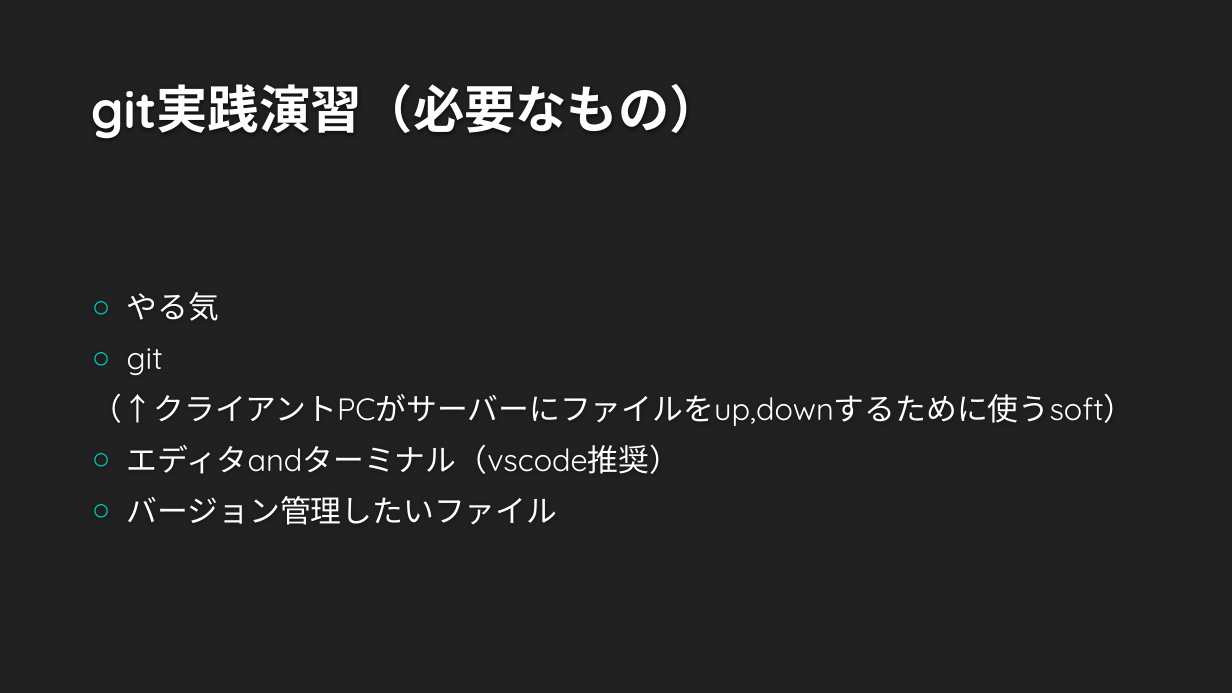
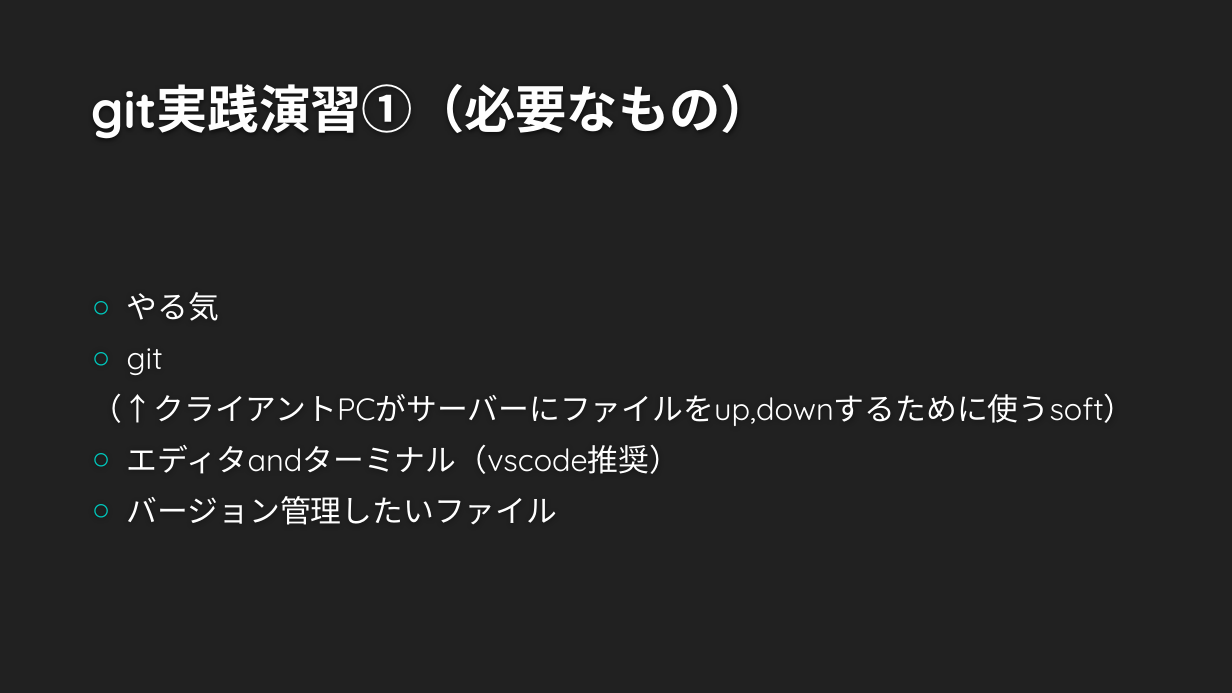
Before and after one commit to tech201823/techclub, a slide deck: slide 8 of git_using.pptx (slide 6 before the commit). Drawn at 1232x693 pixels with LibreOffice and Linux fonts; fonts in the diff are those of the drawing; background and template pictures are left out. Boxes give left, top, right and bottom in pixels: in the first picture for what was removed or moved away, otherwise in the second. Text is boxed around its words. In the diff, an @@ line names an element or a change of style, - is before the commit and + after.

```diff
--- a/git_using.pptx
+++ b/git_using.pptx
@@ title at [91,84,772,139]: text changed @@
-git実践演習（必要なもの）
+git実践演習①（必要なもの）
```
Also in this commit, not shown: 5 slides added.
